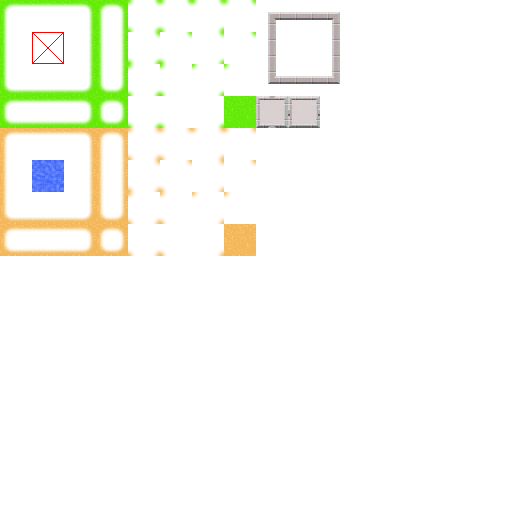
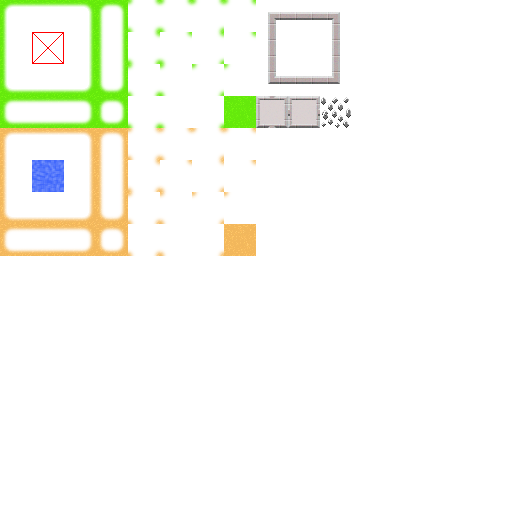
Revision of a layered 512 x 512 image; what changed, layer by layer:
added layer "Layer #2" above "water" over [321,97,351,128]
